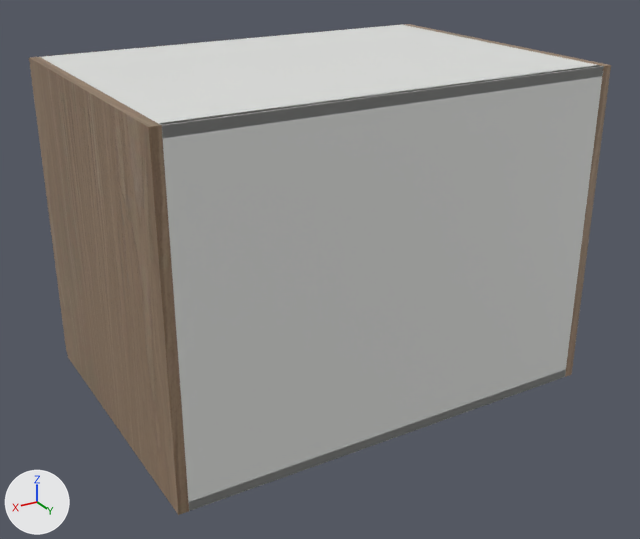
The glTF model storefront/public/cabinet-inventory/models/oppein-pb-mnw-w332424.glb as it was, and as the next commit left it.
The view is the same before and after, from a camera (50 mm lens) standing at (1.222, 1.065, 0.888) and looking at (0.424, -0.266, 0.223). Every picture has the same lights, and +X, +Y and +Z are marked at lower left. The older version comes first. Where no turn or scale is listed for an object, it has been applied to the vertices.

The scene before the commit, as lines of its bpy script (objects in view):
```python
me_cube = bpy.data.meshes.new('Cube')
me_cube.from_pydata(...)  # 56 vertices, 108 faces; spans x -0.009..0.009, y -0.293..0.293, z -0.305..0.305
me_cube.materials.append(mat_supplier_finish___natural_wood)  # picture img_oak
me_cube_001 = bpy.data.meshes.new('Cube.001')
me_cube_001.from_pydata(...)  # 56 vertices, 108 faces; spans x -0.009..0.009, y -0.293..0.293, z -0.305..0.305
me_cube_001.materials.append(mat_supplier_finish___natural_wood)  # picture img_oak
me_cube_003 = bpy.data.meshes.new('Cube.003')
me_cube_003.from_pydata(...)  # 56 vertices, 108 faces; spans x -0.401..0.401, y -0.293..0.293, z -0.009..0.009
me_cube_003.materials.append(mat_cabinet_interior___visual_interpretation)  # white #e5e6e3
ob_cabinet_bottom = bpy.data.objects.new('Cabinet bottom', me_cube_003)
ob_cabinet_bottom.location = (0.419, -0.293, 0.009)
ob_cabinet_side = bpy.data.objects.new('Cabinet side', me_cube)
ob_cabinet_side.location = (0.009, -0.293, 0.305)
ob_cabinet_side_001 = bpy.data.objects.new('Cabinet side.001', me_cube_001)
ob_cabinet_side_001.location = (0.829, -0.293, 0.305)
# also in view: 'Cabinet back' at (0.419, -0.006, 0.305); 'Cabinet top' at (0.419, -0.293, 0.601)
```
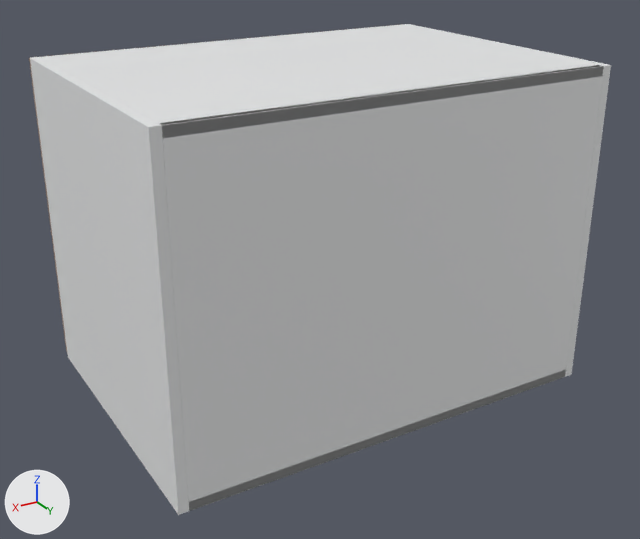
The change in detail:
Material 'White cabinet carcass' (mat_white_cabinet_carcass) is new.
Its base color is (0.82, 0.83, 0.835) (white #eaebec).
Its roughness is 0.48.
me_cube has 56 vertices, 108 faces and spans x -0.009..0.009, y -0.293..0.293, z -0.305..0.305.
me_cube no longer uses material mat_supplier_finish___natural_wood (picture img_oak).
me_cube gains material mat_white_cabinet_carcass (white #eaebec).
me_cube_001 has 56 vertices, 108 faces and spans x -0.009..0.009, y -0.293..0.293, z -0.305..0.305.
me_cube_001 no longer uses material mat_supplier_finish___natural_wood (picture img_oak).
me_cube_001 gains material mat_white_cabinet_carcass (white #eaebec).

Where the change shows, as pixel boxes [x1, y1, x2, y2] in the pictures (640 x 539 px):
'Cabinet side.001', recoloured (brown to white)
    both: [30, 57, 189, 515]
'Cabinet side', recoloured
    both: [403, 24, 611, 377]
